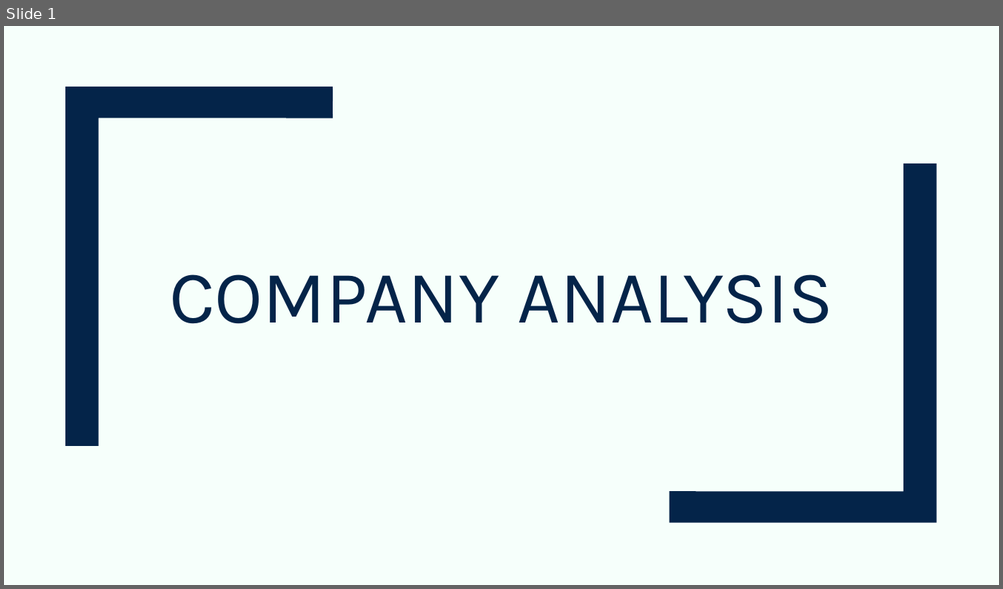
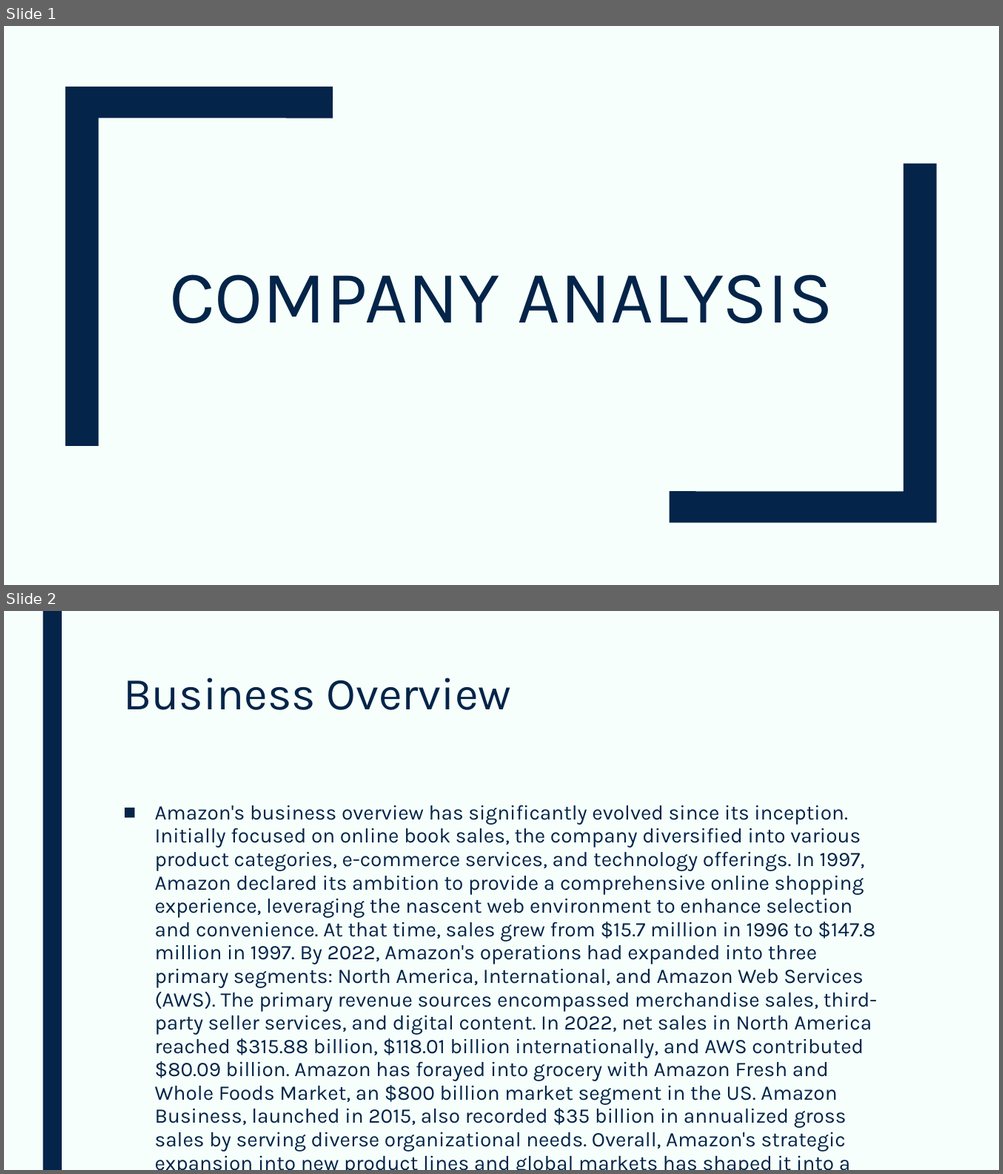
Before and after one commit to devangovind/AMUCLDISS, a slide deck: fastapi-backend/pres/output.pptx. Shown one above the other, each under a label of ours: slide 1 before the commit, slides 1 and 2 after it. The pictures are 1003x589 and 1003x1174 pixels, drawn with LibreOffice and Linux fonts; fonts in the diff are those of the drawing. Boxes give left, top, right and bottom in pixels: in the first picture for what was removed or moved away, otherwise in the second. Text is boxed around its words. In the diff, an @@ line names an element or a change of style, - is before the commit and + after.

```diff
--- a/fastapi-backend/pres/output.pptx
+++ b/fastapi-backend/pres/output.pptx
@@ slide 2 added at bbox=[4, 611, 999, 1170], background #F6FFFB @@
@@ rectangle added at bbox=[42, 611, 62, 1170], fill #042449 @@
@@ title added at bbox=[123, 678, 511, 710], 44 pt, text #042449 @@
+Business Overview
@@ text added at bbox=[155, 805, 876, 1152], 20 pt, text #042449 @@
+■ Amazon's business overview has significantly evolved since its inception. Initially focused on online book sales, the company diversified into various product categories, e-commerce services, and technology offerings. In 1997, Amazon declared its ambition to provide a comprehensive online shopping experience, leveraging the nascent web environment to enhance selection and convenience. At that time, sales grew from $15.7 million in 1996 to $147.8 million in 1997. By 2022, Amazon's operations had expanded into three primary segments: North America, International, and Amazon Web Services (AWS). The primary revenue sources encompassed merchandise sales, third-party seller services, and digital content. In 2022, net sales in North America reached $315.88 billion, $118.01 billion internationally, and AWS contributed $80.09 billion. Amazon has forayed into grocery with Amazon Fresh and Whole Foods Market, an $800 billion market segment in the US. Amazon Business, launched in 2015, also recorded $35 billion in annualized gross sales by serving diverse organizational needs. Overall, Amazon's strategic expansion into new product lines and global markets has shaped it into a multifaceted tech and retail giant, reflecting its commitment to long-term growth and innovation.
```
Also in this commit, not shown: 1 slide changed, 2 other slides added, 4 slides removed, 9 other files.
